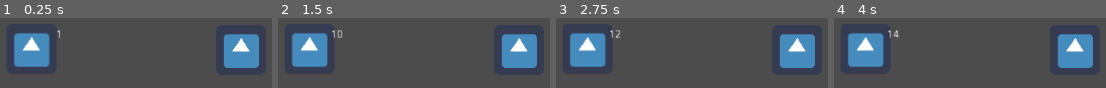
Above: before the commit, frames 1-4 (left to right).
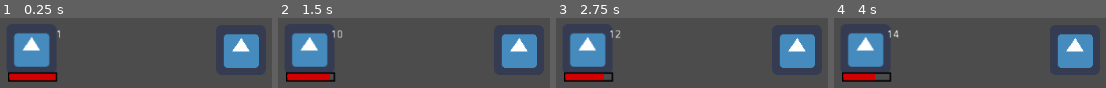
Above: after the commit, the same moments.

Repository: h19mili/Projekt_Fleorune.VM
Game: Godot game, scene res://Main.tscn
Two runs of this game, one before a commit and one after it. Both use one fixed random seed, a clock stepped at 60 frames per second and the inputs below. The engine's default icon, where the game draws it, is replaced by a stand-in: a white triangle on a blue panel in a dark square.
Inputs:
- Up to frame 1 (0.25 s): no input
- Up to frame 2 (1.5 s): tap Enter (ui_accept) at 0.5, 0.6, 0.77, 1.07, 1.25, 1.35 s
- Up to frame 3 (2.75 s): tap Enter (ui_accept) at 1.52, 1.82, 2, 2.1 s
- Up to frame 4 (4 s): tap Enter (ui_accept) at 2.75, 2.85, 3.02, 3.32, 3.5, 3.6, 3.77 s

The runs differ from the first frame. In frame 1, 2.6% of the frame differs, in the area x 2-21%, y 77-92%; in frame 2, 2.5%; in frame 3, 2.4%; in frame 4, 2.1%.

Commit message:
healthbar

Diff:
--- a/Battler.gd
+++ b/Battler.gd
@@ -11,9 +11,11 @@
 var DEF : int
 
 func _ready():
+	init(Max_HP, Current_HP)
 	pass
 
 func _process(delta):
+
 	pass
 
 func init(Max_HP, Current_HP):
--- a/Player karaktär/David.tscn
+++ b/Player karaktär/David.tscn
@@ -1,10 +1,13 @@
-[gd_scene load_steps=6 format=2]
+[gd_scene load_steps=9 format=2]
 
 [ext_resource path="res://Battler.gd" type="Script" id=1]
 [ext_resource path="res://Job.gd" type="Script" id=2]
 [ext_resource path="res://Jobs/knight.tres" type="Resource" id=3]
 [ext_resource path="res://icon.png" type="Texture" id=4]
 [ext_resource path="res://Player karaktär/Exphandler.gd" type="Script" id=5]
+[ext_resource path="res://Art/bar(2).png" type="Texture" id=6]
+[ext_resource path="res://Art/bar(1).png" type="Texture" id=7]
+[ext_resource path="res://Player karaktär/Healthbar.gd" type="Script" id=8]
 
 [node name="David" type="Node2D"]
 script = ExtResource( 1 )
@@ -18,6 +21,19 @@
 [node name="Job" type="Node" parent="."]
 script = ExtResource( 2 )
 statblock = ExtResource( 3 )
+
+[node name="Healthbar" type="TextureProgress" parent="."]
+margin_left = -30.0
+margin_top = 15.0
+margin_right = 34.0
+margin_bottom = 79.0
+value = 10.0
+texture_under = ExtResource( 6 )
+texture_progress = ExtResource( 7 )
+script = ExtResource( 8 )
+__meta__ = {
+"_edit_use_anchors_": false
+}
 
 [node name="Exphandler" type="Node2D" parent="."]
 script = ExtResource( 5 )
--- /dev/null
+++ b/Player karaktär/Healthbar.gd
@@ -0,0 +1,22 @@
+extends TextureProgress
+
+onready var Max_HP = get_node("..").Max_HP
+onready var Current_HP = get_node("..").Current_HP
+
+
+func _ready():
+	_Healthbar()
+	pass # Replace with function body.
+
+
+func _Healthbar():
+	self.max_value = Max_HP
+	self.value = Current_HP
+	pass
+
+
+func _process(delta):
+	if Input.is_action_just_pressed("ui_accept"):
+		Current_HP -= 1
+		_Healthbar()
+		print(Current_HP)
Binary file added: Art/bar(1).png
Not shown, added: Art/bar(1).png.import
Binary file added: Art/bar(2).png
Not shown, added: Art/bar(2).png.import
